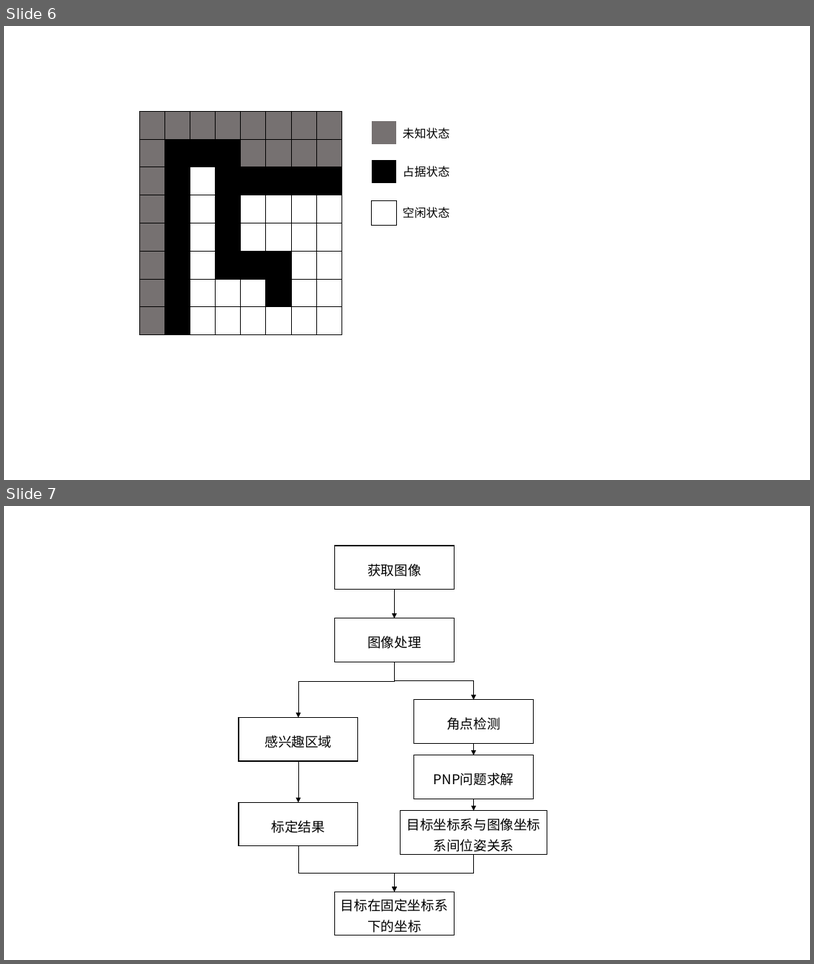
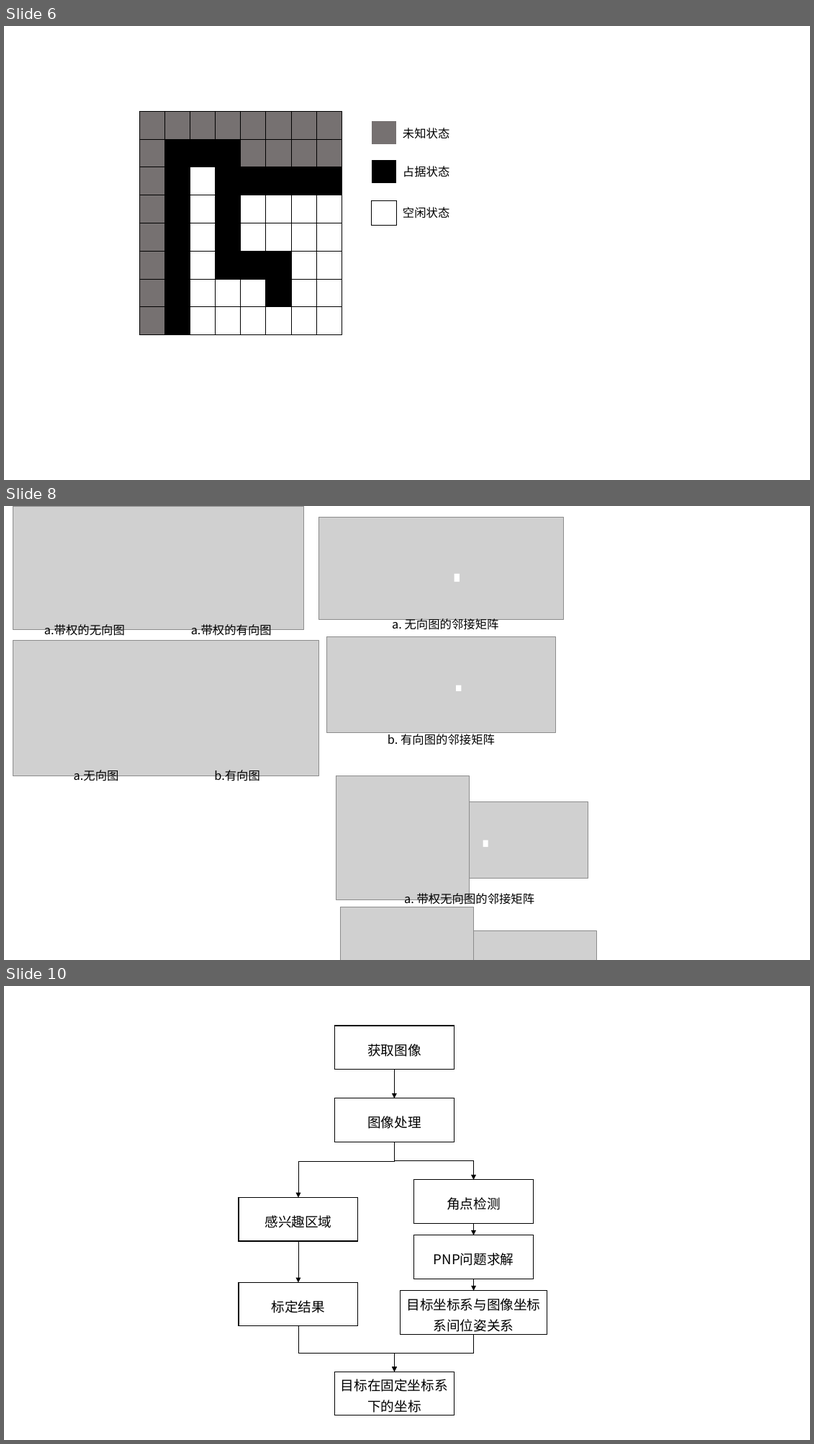
Before and after one commit to ghowoght/motion-planning, a slide deck: 框图.pptx. Shown one above the other, each under a label of ours: slides 6 and 7 before the commit, slides 6, 8 and 10 after it; the slides between them are not shown. The pictures are 814x964 and 814x1444 pixels, drawn with LibreOffice and Linux fonts; fonts in the diff are those of the drawing; grey boxes stand for pictures. Boxes give left, top, right and bottom in pixels: in the first picture for what was removed or moved away, otherwise in the second. Text is boxed around its words. In the diff, an @@ line names an element or a change of style, - is before the commit and + after.

```diff
--- a/框图.pptx
+++ b/框图.pptx
@@ slide 8 added at box(4, 506, 810, 960), background #FFFFFF @@
@@ picture added at box(13, 506, 305, 630) @@
@@ picture added at box(319, 517, 563, 620) @@
@@ rectangle added at box(455, 574, 460, 582), fill #FFFFFF @@
@@ text added at box(44, 624, 125, 638), 14 pt, text #000000 @@
+a.带权的无向图
@@ text added at box(191, 624, 272, 638), 14 pt, text #000000 @@
+a.带权的有向图
@@ text added at box(392, 617, 499, 630), 14 pt, text #000000 @@
+a. 无向图的邻接矩阵
@@ picture added at box(13, 640, 319, 776) @@
@@ picture added at box(327, 636, 556, 732) @@
@@ rectangle added at box(456, 685, 462, 691), fill #FFFFFF @@
@@ text added at box(388, 732, 495, 745), 14 pt, text #000000 @@
+b. 有向图的邻接矩阵
@@ text added at box(74, 770, 119, 784), 14 pt, text #000000 @@
+a.无向图
@@ text added at box(214, 770, 260, 784), 14 pt, text #000000 @@
+b.有向图
@@ picture added at box(336, 776, 470, 900) @@
@@ picture added at box(470, 802, 589, 878) @@
@@ rectangle added at box(483, 840, 489, 847), fill #FFFFFF @@
@@ text added at box(404, 891, 535, 907), 14 pt, text #000000 @@
+a. 带权无向图的邻接矩阵
@@ picture added at box(340, 906, 474, 960) @@
@@ picture added at box(474, 930, 597, 960) @@
@@ what was slide 7 is now slide 10 @@
```
Also in this commit, not shown: 2 other slides added, 7 other files.
